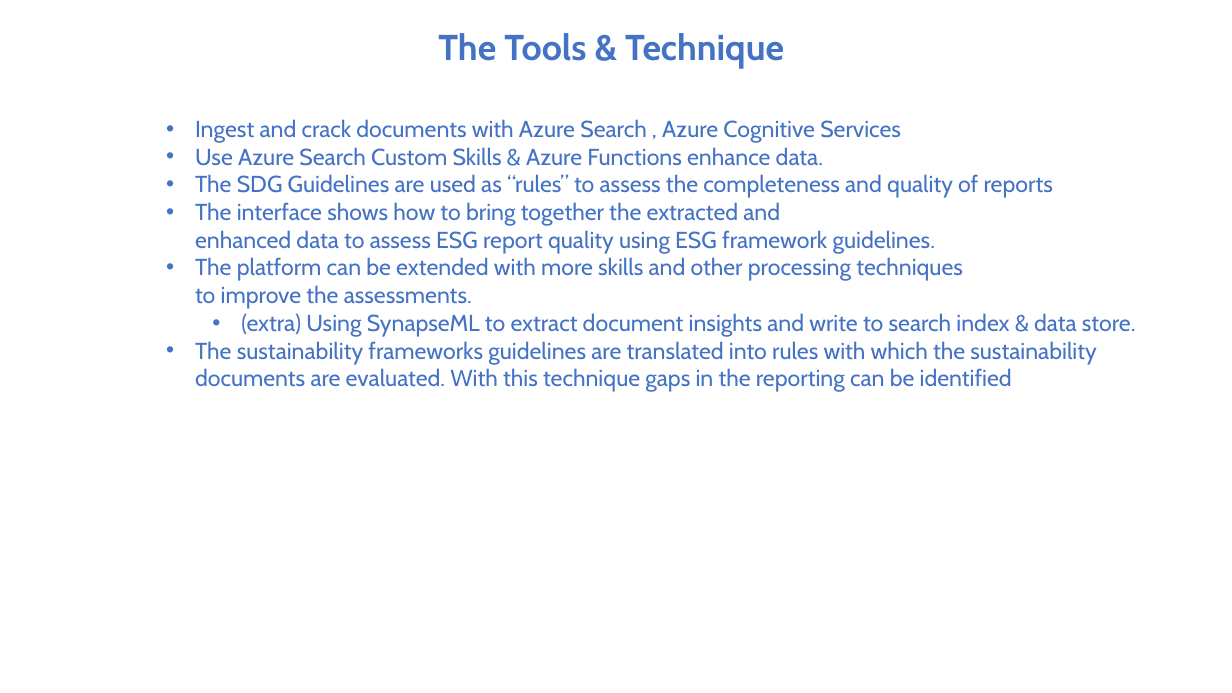
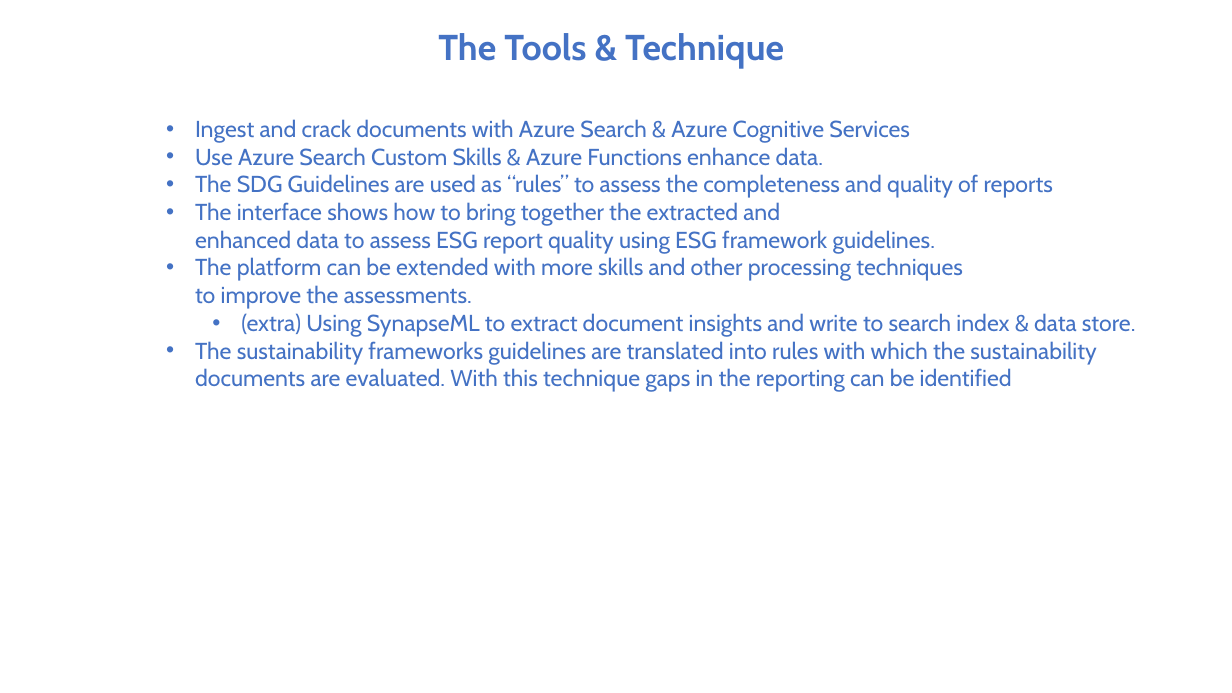
Before and after one commit to appliedcognetics/esgWorkshop, a slide deck: slide 7 of src/workshop/documents/presentation.pptx (slide 4 before the commit). Drawn at 1232x693 pixels with LibreOffice and Linux fonts; fonts in the diff are those of the drawing. Boxes give left, top, right and bottom in pixels: in the first picture for what was removed or moved away, otherwise in the second. Text is boxed around its words. In the diff, an @@ line names an element or a change of style, - is before the commit and + after.

```diff
--- a/src/workshop/documents/presentation.pptx
+++ b/src/workshop/documents/presentation.pptx
@@ text at [195, 119, 910, 143]: text changed @@
-• Ingest and crack documents with Azure Search , Azure Cognitive Services
+• Ingest and crack documents with Azure Search & Azure Cognitive Services
```
Also in this commit, not shown: 4 other slides changed, 3 slides added, 1 slide removed, 1 other file.
